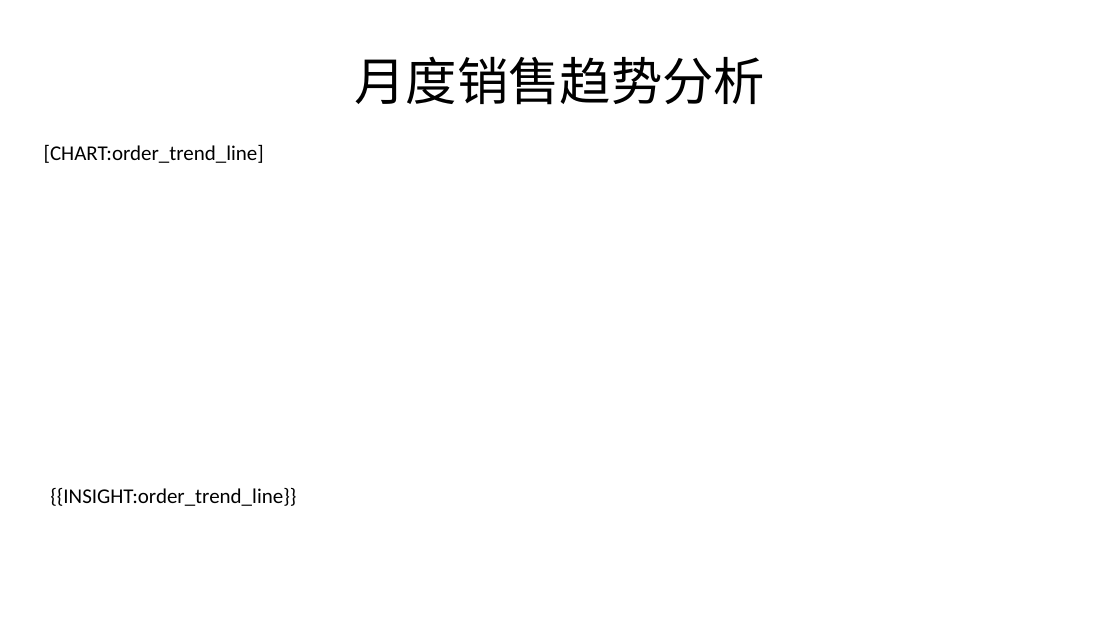
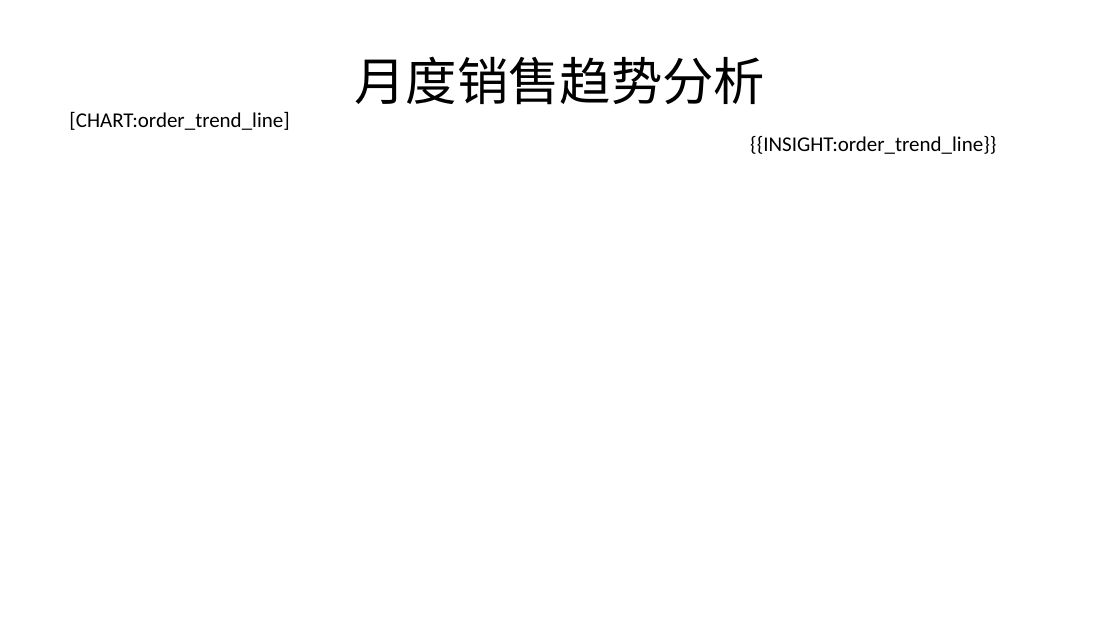
Before and after one commit to lijiahao1996/PPT-Automation, a slide deck: slide 8 of templates/原生报告模板.pptx. Drawn at 1120x630 pixels with LibreOffice and Linux fonts; fonts in the diff are those of the drawing. Boxes give left, top, right and bottom in pixels: in the first picture for what was removed or moved away, otherwise in the second. Text is boxed around its words. In the diff, an @@ line names an element or a change of style, - is before the commit and + after.

```diff
--- a/templates/原生报告模板.pptx
+++ b/templates/原生报告模板.pptx
@@ text "[CHART:order_trend_line]": place and size @@
-text "[CHART:order_trend_line]" at box(44, 144, 264, 163)
+text "[CHART:order_trend_line]" at box(69, 111, 289, 130)
@@ text "{{INSIGHT:order_trend_line}}": place and size @@
-text "{{INSIGHT:order_trend_line}}" at box(50, 488, 296, 506)
+text "{{INSIGHT:order_trend_line}}" at box(750, 136, 996, 154)
```
Also in this commit, not shown: 7 other slides changed, 2 slides removed, 3 other files.
